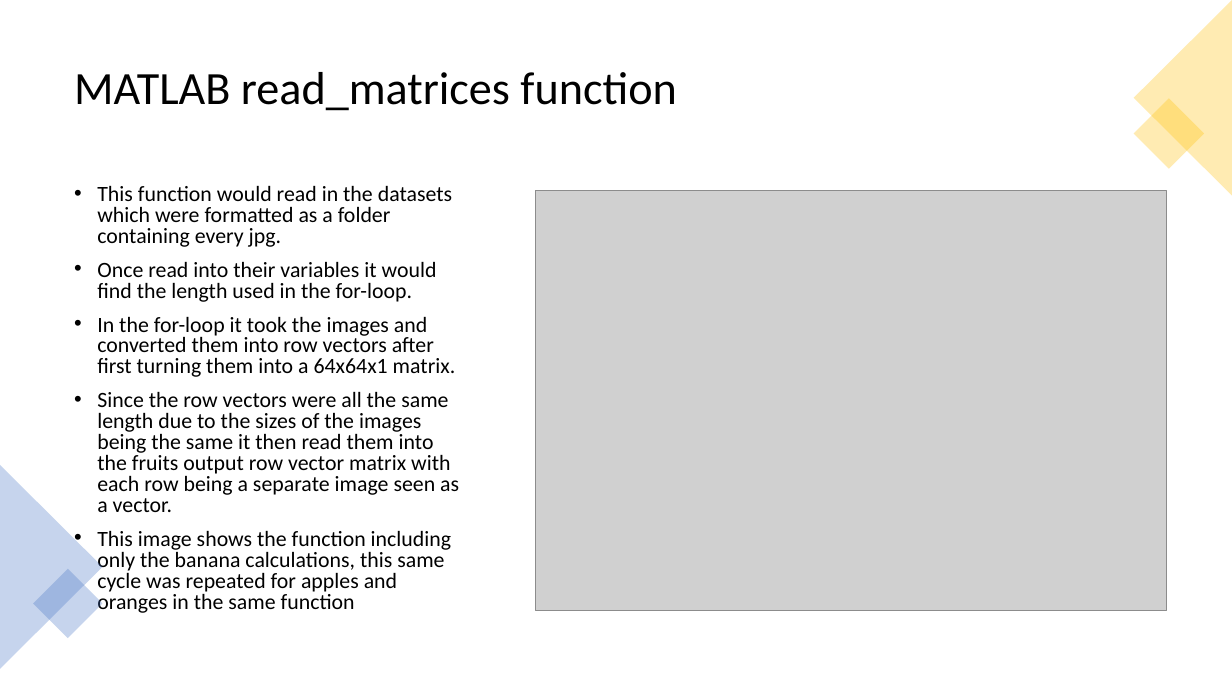
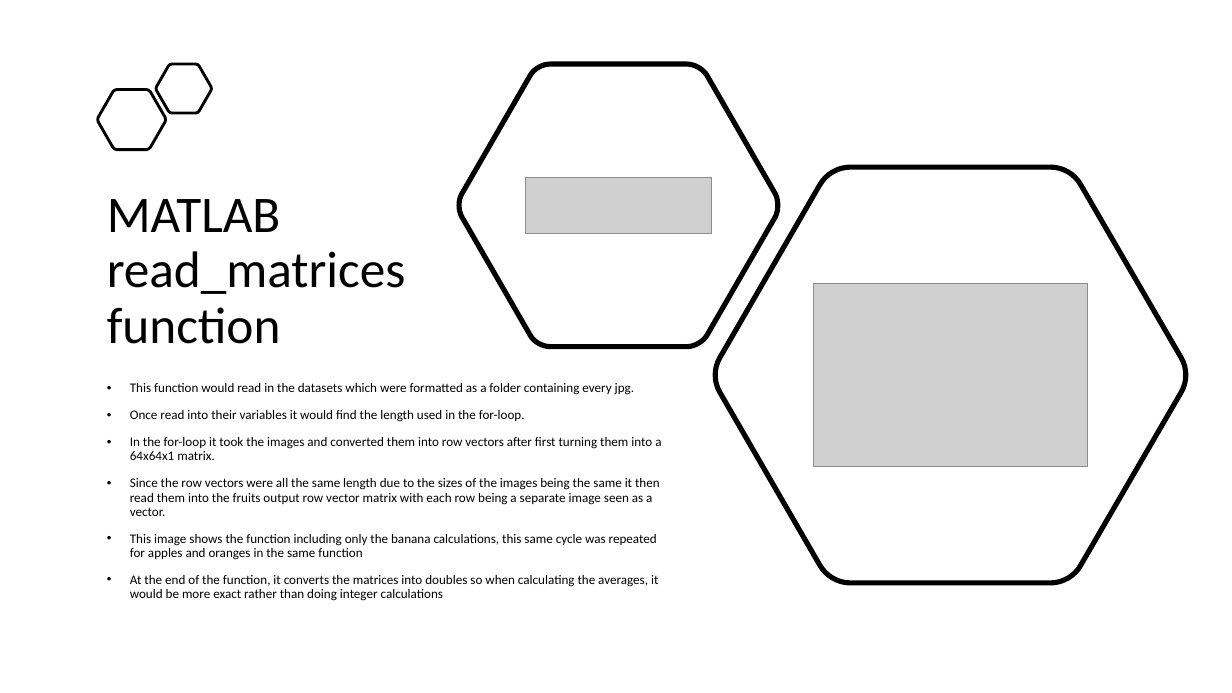
Before and after one commit to skakigi/EC327CameraVision, a slide deck: slide 3 of ProjectArchitecture.pptx. Drawn at 1232x693 pixels with LibreOffice and Linux fonts; fonts in the diff are those of the drawing; grey boxes stand for pictures. Boxes give left, top, right and bottom in pixels: in the first picture for what was removed or moved away, otherwise in the second. Text is boxed around its words. In the diff, an @@ line names an element or a change of style, - is before the commit and + after.

```diff
--- a/ProjectArchitecture.pptx
+++ b/ProjectArchitecture.pptx
@@ triangle removed at (1134, 0, 1232, 196) @@
@@ freeform shape added at (156, 64, 212, 113), outline #000000 2.25 pt @@
@@ freeform shape added at (459, 64, 778, 347), outline #000000 4 pt @@
@@ freeform shape added at (98, 90, 166, 150), outline #000000 2.25 pt @@
@@ rectangle removed at (1134, 99, 1204, 169) @@
@@ title "MATLAB read_matrices function": place and size @@
-title "MATLAB read_matrices function" at (74, 72, 676, 111)
+title "MATLAB read_matrices function" at (107, 199, 406, 344)
@@ title "MATLAB read_matrices function" at (107, 199, 406, 344): size 36 to 40 pt; vertical alignment middle to bottom @@
@@ picture added at (525, 177, 712, 233) @@
@@ freeform shape added at (714, 167, 1188, 583), outline #000000 4 pt @@
@@ picture: place and size @@
-picture at (535, 190, 1167, 610)
+picture at (813, 284, 1088, 466)
@@ text "This function would read in ...": place and size @@
-text "This function would read in ..." at (97, 186, 459, 613)
+text "This function would read in ..." at (130, 383, 661, 601)
@@ text at (130, 383, 661, 560): size 17 to 10.2 pt in "This function would read in the datasets ...", "Once read into their variables it would ...", "In the for-loop it took the images ...", "Since the row vectors were all the ..." and 1 more places; line spacing 0.8 to 0.9 @@
@@ triangle removed at (0, 465, 103, 669) @@
@@ rectangle removed at (33, 568, 103, 638) @@
@@ text at (130, 575, 658, 601): paragraph added @@
+• At the end of the function, it converts the matrices into doubles so when calculating the averages, it would be more exact rather than doing integer calculations
```
Also in this commit, not shown: 1 other slide changed, 6 slides added, 2 slides removed.
